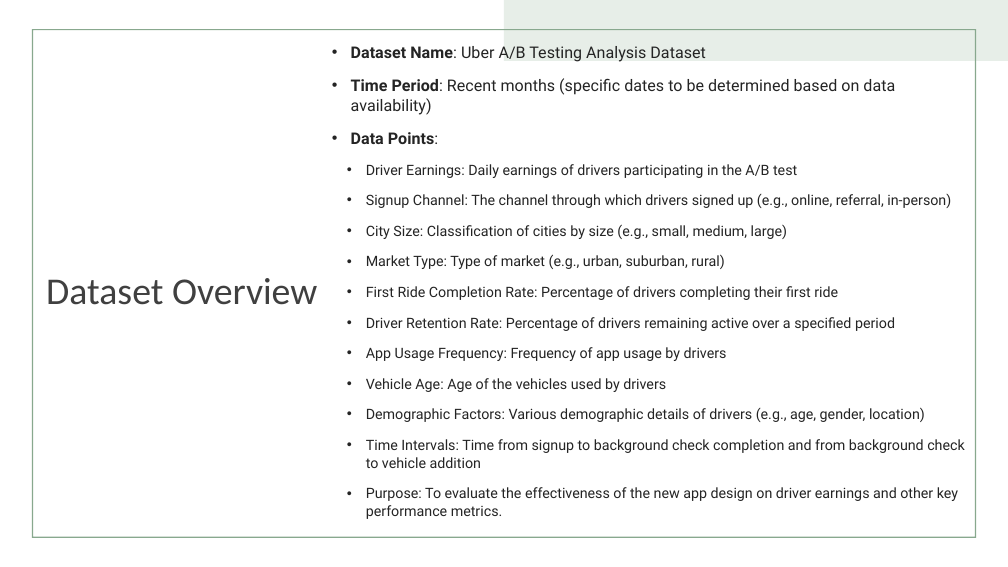
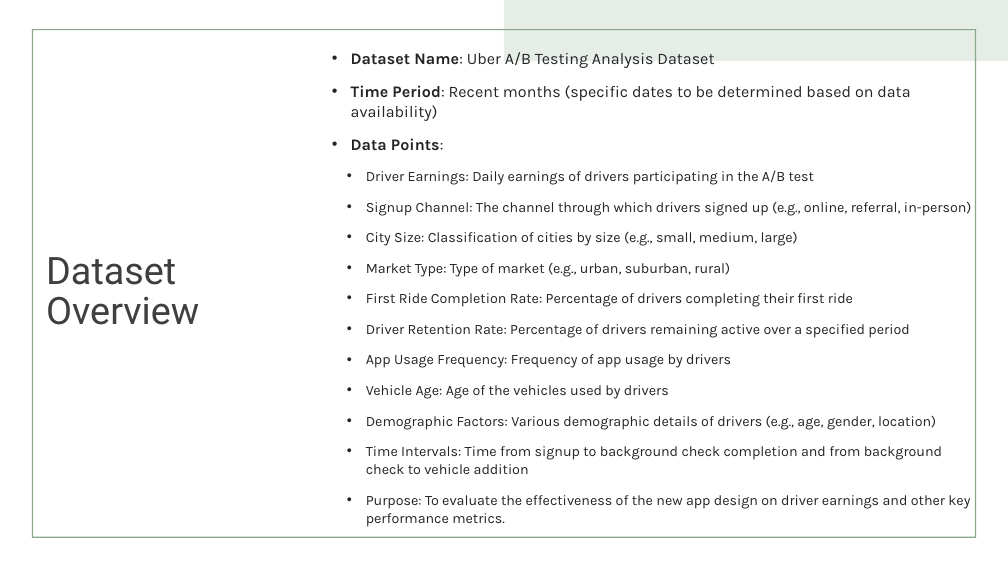
Before and after one commit to drpreetyrai/A-B_Testing, a slide deck: slide 5 of AB_Testing/Uber A_B testing.pptx. Drawn at 1008x567 pixels with LibreOffice and Linux fonts; fonts in the diff are those of the drawing. Boxes give left, top, right and bottom in pixels: in the first picture for what was removed or moved away, otherwise in the second. Text is boxed around its words. In the diff, an @@ line names an element or a change of style, - is before the commit and + after.

```diff
--- a/AB_Testing/Uber A_B testing.pptx
+++ b/AB_Testing/Uber A_B testing.pptx
@@ rectangle at bbox=[504, 0, 1008, 61]: fill #E7EEE8 to #E6EDE7 @@
@@ text "Dataset Name: Uber A/B Testing ..." at bbox=[351, 52, 972, 527]: font Roboto to Karla; less space between paragraphs @@
@@ title "Dataset Overview" at bbox=[46, 257, 199, 325]: font Calibri to Roboto, text colour #404040 to #3F3F3F @@
```
Also in this commit, not shown: 17 other slides changed.
